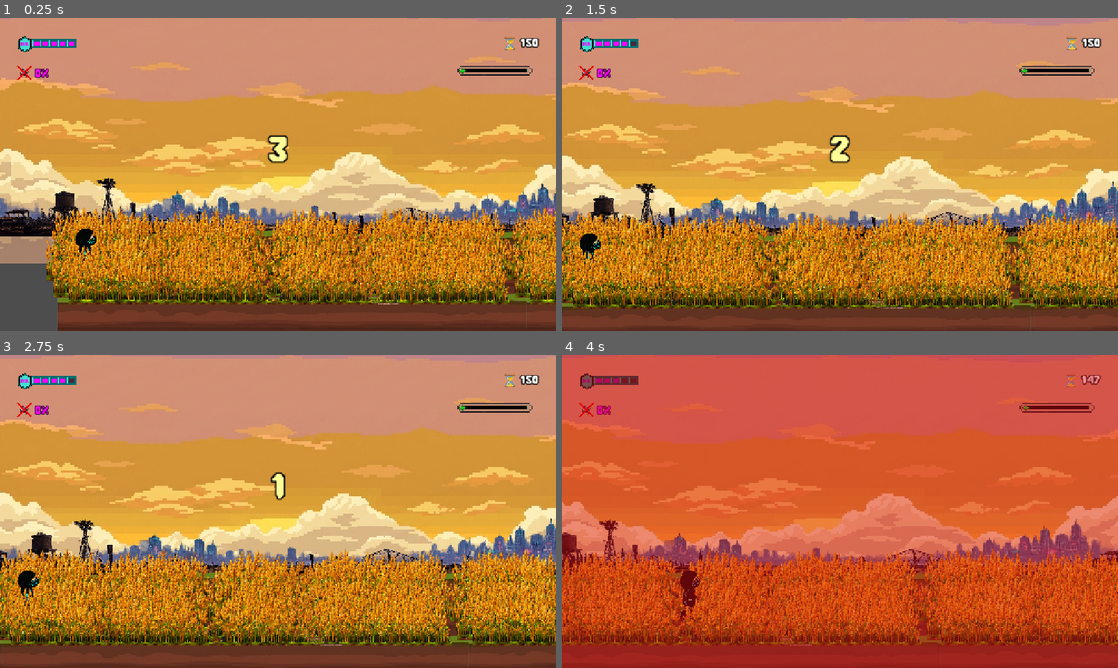
Above: before the commit, frames 1-4 (two rows, left to right).
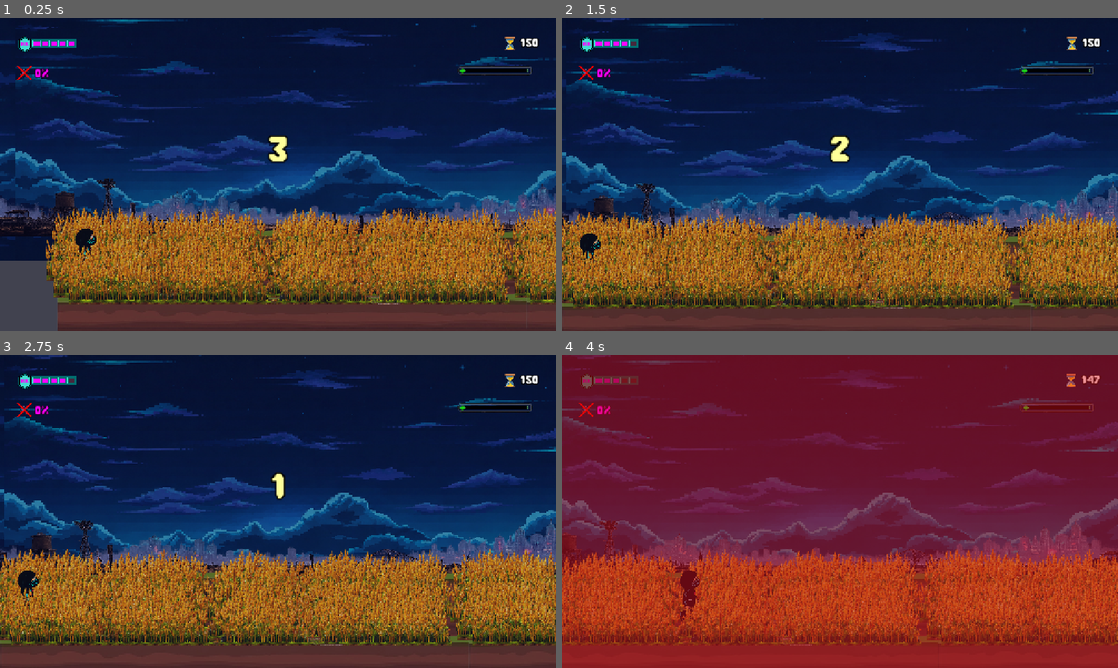
Above: after the commit, the same moments.

Repository: KanetahKhan/override-game
Game: Godot game, scene res://main.tscn
Two runs of this game, one before a commit and one after it. Both use one fixed random seed, a clock stepped at 60 frames per second and the inputs below.
Inputs (mouse positions are in pixels of both pictures, inside the frame that each line leads up to):
- Up to frame 1 (0.25 s): no input
- Up to frame 2 (1.5 s): tap Enter at 0.5 s; move the mouse to (623, 43) at 0.52 s; hold F 0.53-1.28 s; hold Right from 0.53 s (still down); click (623, 43) at 0.67 s; tap Space at 0.77 s; move the mouse to (728, 190) at 1.27 s; tap Z at 1.35 s; click (728, 190) at 1.42 s
- Up to frame 3 (2.75 s): tap Space at 1.52 s; move the mouse to (333, 442) at 2.02 s; release Right at 2.03 s; hold Left from 2.03 s (still down); hold F from 2.03 s (still down); click (333, 442) at 2.17 s
- Up to frame 4 (4 s): move the mouse to (812, 574) at 2.77 s; release Left at 2.78 s; release F at 2.78 s; hold Right from 2.78 s (still down); tap Z at 2.85 s; click (812, 574) at 2.92 s; tap Space at 3.02, 3.77 s; move the mouse to (1006, 558) at 3.52 s; hold F from 3.53 s (still down); click (1006, 558) at 3.67 s

The runs differ from the first frame. In frame 1, 78% of the frame differs, in the area x 0-100%, y 0-92%; in frame 2, 81%; in frame 3, 81%, in the area x 0-100%, y 0-93%; in frame 4, 66%.

Commit message:
ch2: 10s narrated opening film, campaign scoreboard, and night/neon farm pass
- ChapterTwoPixelScene/ChapterTwoIntroStoryScreen: five-shot 10s narrative film;
  narrative.mp4 loops its opening for the first 60% of the film, then plays the
  rest once. Falls back to the drawn set when media or motion is unavailable.
- ScoreboardService/ScoreboardScreen plus SEE SCOREBOARD and REPLAY actions on
  the Chapter 2 result screen.
- Chapter 1 classroom film: Ren walks the aisle with the walk -> bending knee ->
  bent back leg transition and does a single half-turn through the idle rotations.
- Godot: swap sky1 for sky2, neon blue/violet horizon modulate, added NightOverlay.
- Harvest art (field/crops/drone) and the javafx-media dependency.

Diff:
--- a/chapter2-godot/main.gd
+++ b/chapter2-godot/main.gd
@@ -168,7 +168,7 @@
 
 
 @onready var sky_sprite: Sprite2D = \
-	$ParallaxBackground/SkyLayer/sky1
+	$ParallaxBackground/SkyLayer/sky2
 
 
 
--- a/chapter2-godot/main.tscn
+++ b/chapter2-godot/main.tscn
@@ -18,7 +18,7 @@
 [ext_resource type="Texture2D" uid="uid://meqevltn68mi" path="res://assets/ren/dodge_west.png" id="15"]
 [ext_resource type="Texture2D" uid="uid://b8vqug4tyw44y" path="res://assets/bg/ground1.png" id="18"]
 [ext_resource type="Texture2D" uid="uid://b1dytu1yi6umk" path="res://assets/bg/tile_1.png" id="19"]
-[ext_resource type="Texture2D" uid="uid://bbsypd1wk3sa5" path="res://assets/bg/sky1.png" id="20"]
+[ext_resource type="Texture2D" uid="uid://b4n3gc7wdrmxs" path="res://assets/bg/sky2.png" id="20"]
 [ext_resource type="Material" uid="uid://do5u8jely7da0" path="res://crop_sway_material.tres" id="20_getpj"]
 [ext_resource type="Texture2D" uid="uid://dsfl1jeom0kaw" path="res://assets/bg/horizon.png" id="21"]
 [ext_resource type="PackedScene" path="res://drone.tscn" id="22_drone"]
@@ -616,14 +616,16 @@
 [node name="SkyLayer" type="ParallaxLayer" parent="ParallaxBackground" unique_id=287349822]
 motion_scale = Vector2(0.2, 1)
 
-[node name="sky1" type="Sprite2D" parent="ParallaxBackground/SkyLayer" unique_id=287361027]
+[node name="sky2" type="Sprite2D" parent="ParallaxBackground/SkyLayer" unique_id=287361027]
 position = Vector2(720, 216)
+scale = Vector2(0.8, 0.8)
 texture = ExtResource("20")
 
 [node name="HorizonLayer" type="ParallaxLayer" parent="ParallaxBackground" unique_id=228204510]
 motion_scale = Vector2(0.4, 1)
 
 [node name="horizon" type="Sprite2D" parent="ParallaxBackground/HorizonLayer" unique_id=552662757]
+modulate = Color(0.36, 0.3, 1, 1)
 position = Vector2(720, 424)
 scale = Vector2(0.953125, 0.6796875)
 texture = ExtResource("21")
@@ -748,6 +750,16 @@
 region_enabled = true
 region_rect = Rect2(52.56198, 1003.75195, 1269.0708, 106.208496)
 region_filter_clip_enabled = true
+
+[node name="NightOverlay" type="CanvasLayer" parent="." unique_id=76729779]
+layer = 80
+
+[node name="NightTint" type="ColorRect" parent="NightOverlay" unique_id=1105145116]
+anchors_preset = 15
+anchor_right = 1.0
+anchor_bottom = 1.0
+mouse_filter = 2
+color = Color(0.1, 0.11, 0.34, 0.22)
 
 [node name="AlertOverlay" type="CanvasLayer" parent="." unique_id=76729778]
 layer = 100
Binary file added: chapter2-godot/assets/bg/sky2.png
Not shown, added: chapter2-godot/assets/bg/sky2.png.import
Not shown, changed: chapter2-godot/build/Chapter2.exe
Not shown, changed: pom.xml
Not shown, changed: src/main/java/com/override/chapter2/ChapterTwoResultScreen.java
Not shown, added: src/main/java/com/override/shared/service/ScoreboardService.java
Not shown, changed: src/main/java/com/override/shared/ui/ChapterMapScreen.java
Not shown, added: src/main/java/com/override/shared/ui/ChapterTwoIntroStoryScreen.java
Not shown, added: src/main/java/com/override/shared/ui/ChapterTwoPixelScene.java
Not shown, changed: src/main/java/com/override/shared/ui/ClassroomPixelScene.java
Not shown, added: src/main/java/com/override/shared/ui/ScoreboardScreen.java
Not shown, added: src/main/resources/assets/chapter2/crops.png
(and 3 more such lines)
